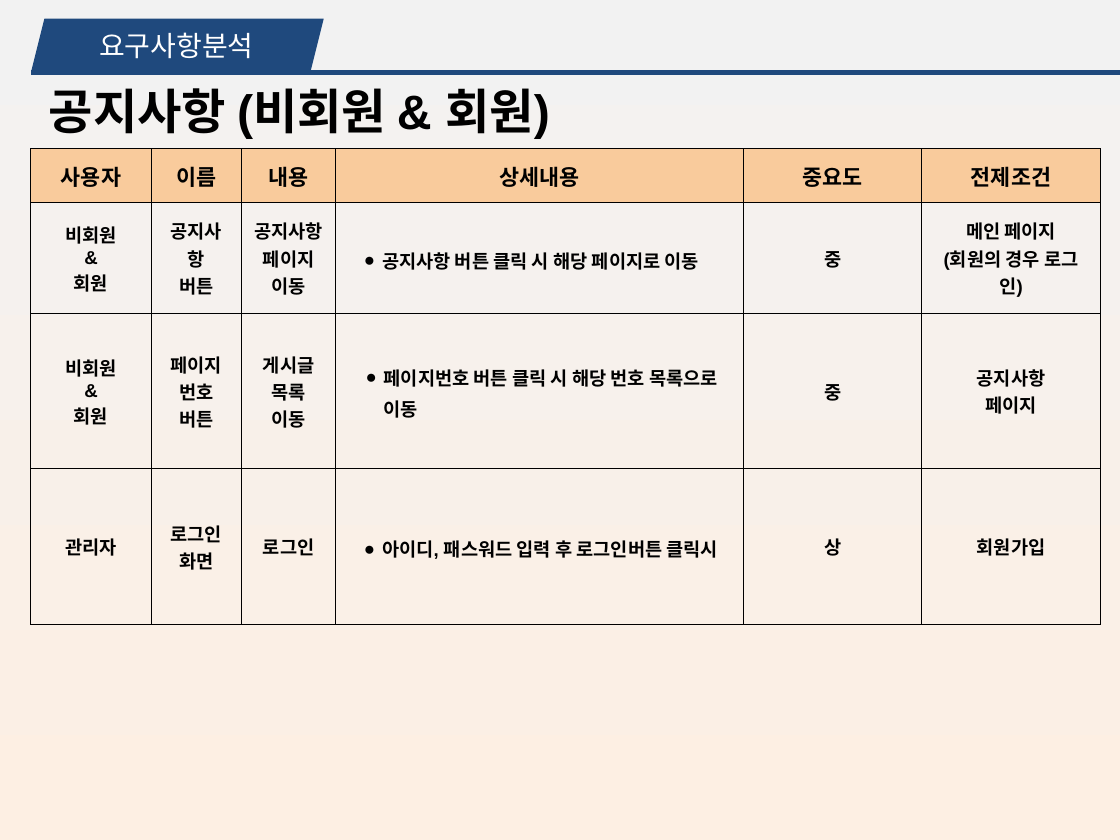
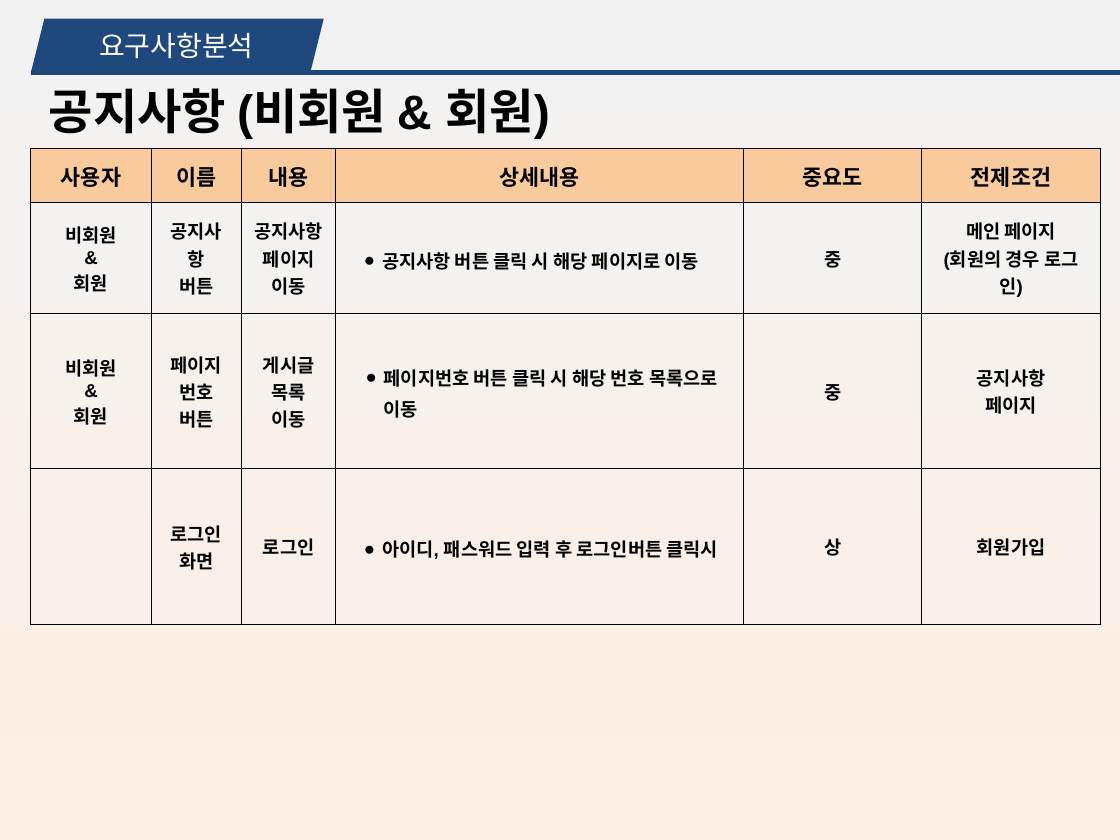
Before and after one commit to minhyeok2487/Project_KeyboardMarket, a slide deck: slide 14 of 키보드 쇼핑몰_MTS.pptx. Drawn at 1120x840 pixels with LibreOffice and Linux fonts; fonts in the diff are those of the drawing. Boxes give left, top, right and bottom in pixels: in the first picture for what was removed or moved away, otherwise in the second. Text is boxed around its words. In the diff, an @@ line names an element or a change of style, - is before the commit and + after.

```diff
--- a/키보드 쇼핑몰_MTS.pptx
+++ b/키보드 쇼핑몰_MTS.pptx
@@ table at [30,149,1100,574] @@
-row 4, column 1: 관리자
+row 4, column 1: 
```
Also in this commit, not shown: 10 other slides changed, 4 slides added, 2 slides removed, 12 other files.
